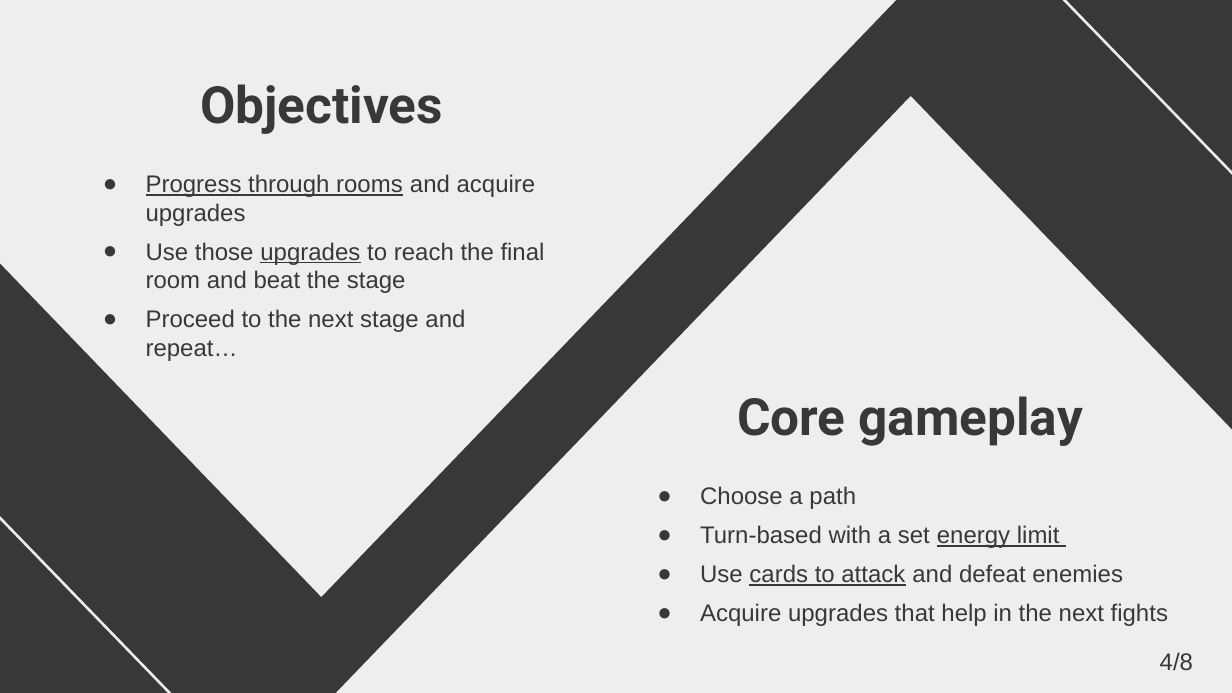
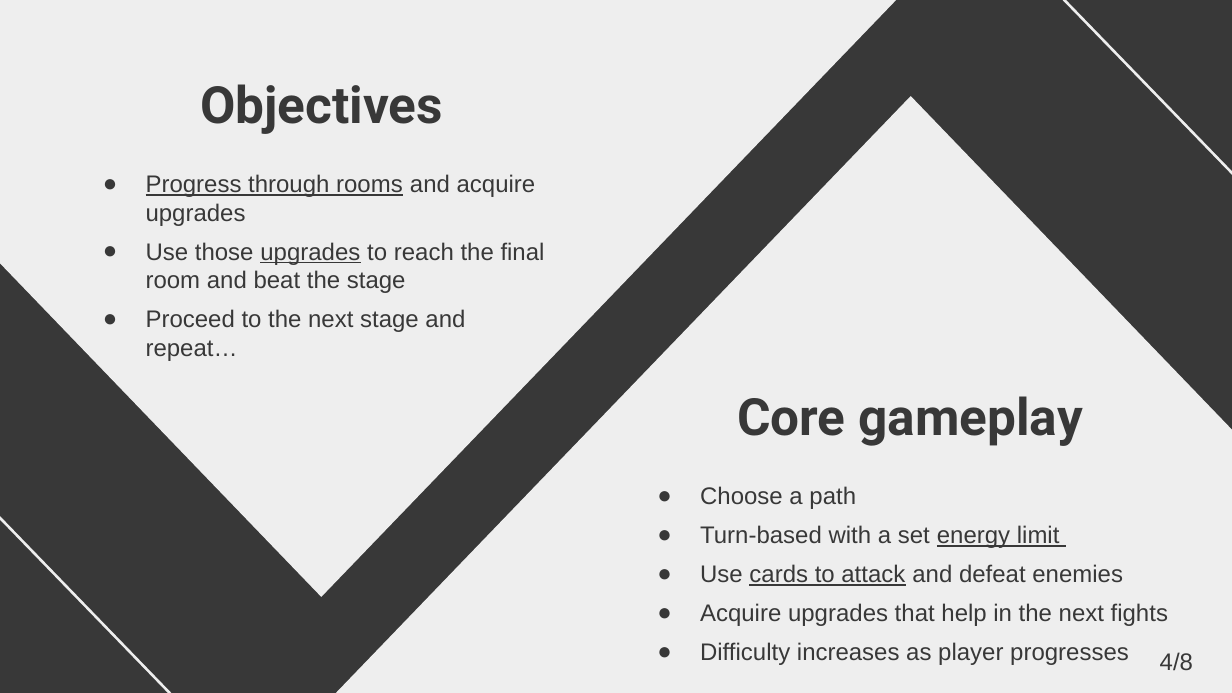
Before and after one commit to FariaXD/UnityMobileGame-FinalProject, a slide deck: slide 4 of ReportsAndOthers/Presentations/Presentation.pptx. Drawn at 1232x693 pixels with LibreOffice and Linux fonts; fonts in the diff are those of the drawing. Boxes give left, top, right and bottom in pixels: in the first picture for what was removed or moved away, otherwise in the second. Text is boxed around its words. In the diff, an @@ line names an element or a change of style, - is before the commit and + after.

Commit message:
Shield Gameplay

```diff
--- a/ReportsAndOthers/Presentations/Presentation.pptx
+++ b/ReportsAndOthers/Presentations/Presentation.pptx
@@ subtitle at [700, 642, 1129, 665]: paragraph added @@
+● Difficulty increases as player progresses
```
Also in this commit, not shown: 2 other slides changed, 2 slides added, 8 other files.
